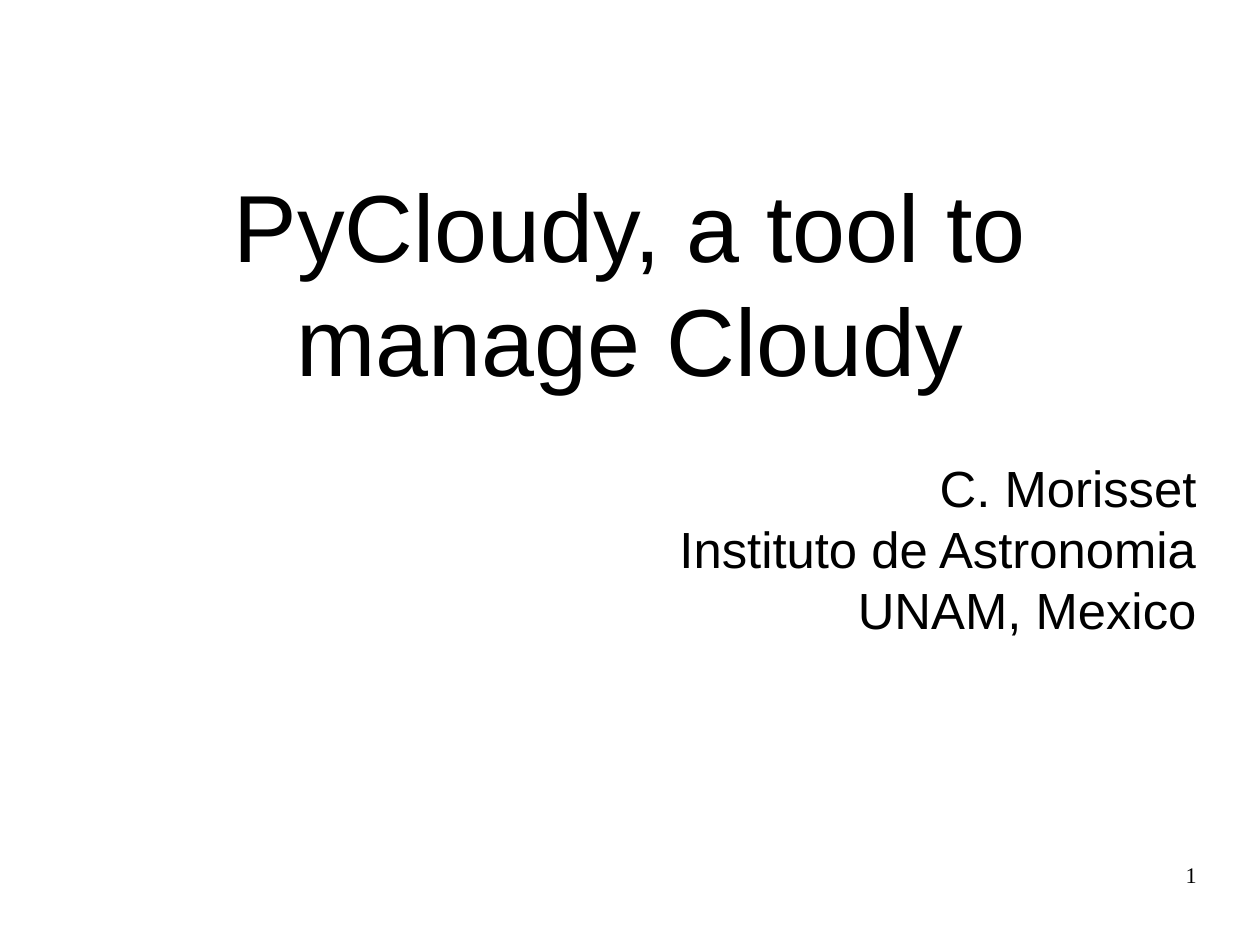
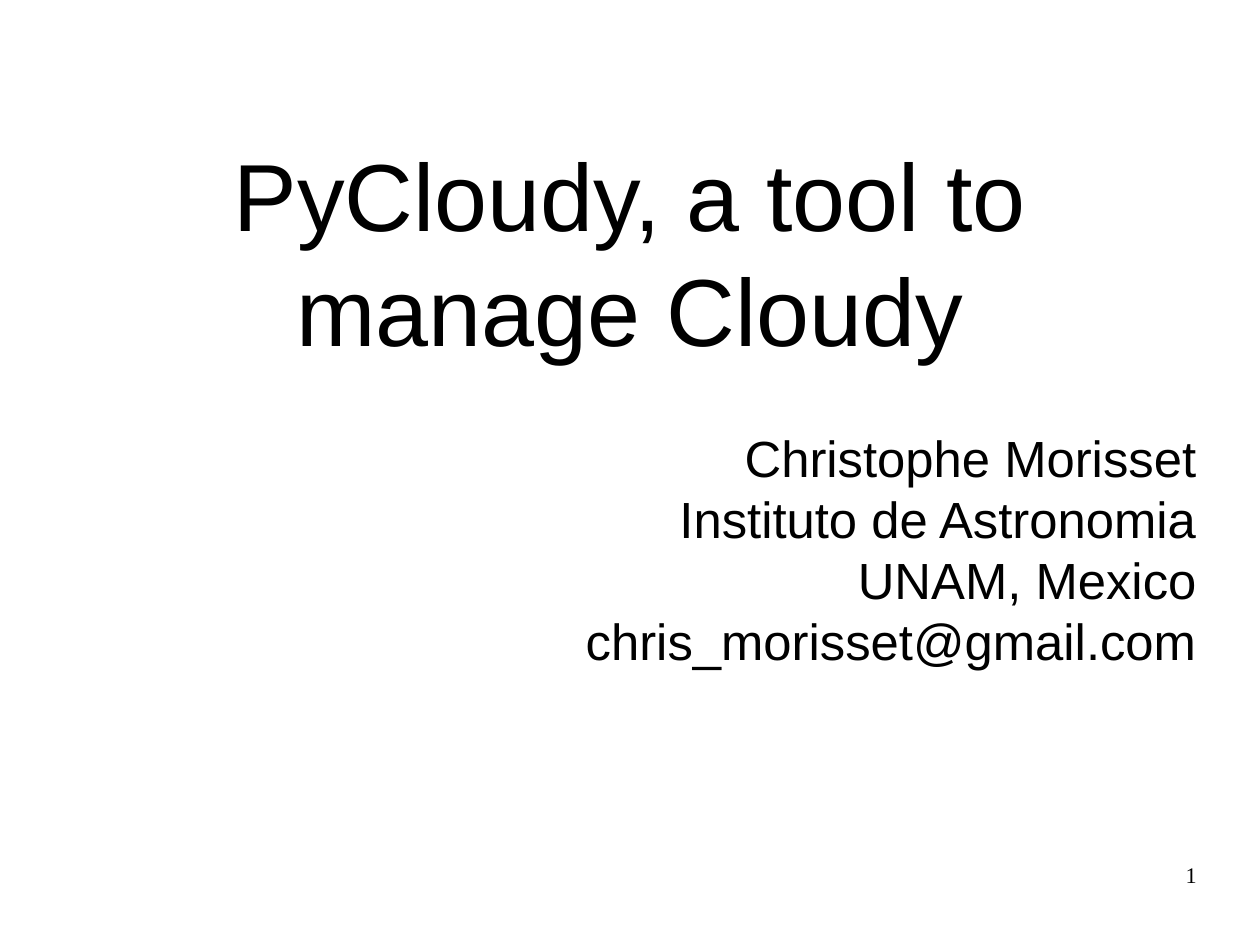
Before and after one commit to Morisset/Cloudy_Summer_School, a slide deck: slide 1 of pyCloudy.odp. Drawn at 1260x945 pixels with LibreOffice and Linux fonts; fonts in the diff are those of the drawing. Boxes give left, top, right and bottom in pixels: in the first picture for what was removed or moved away, otherwise in the second. Text is boxed around its words. In the diff, an @@ line names an element or a change of style, - is before the commit and + after.

```diff
--- a/pyCloudy.odp
+++ b/pyCloudy.odp
@@ subtitle at (745,440,1196,487): text changed @@
-C. Morisset
+Christophe Morisset
@@ subtitle at (586,623,1196,670): paragraph added @@
+chris_morisset@gmail.com
```
Also in this commit, not shown: 2 other slides changed, 1 slide added, 7 slides removed, 2 other files.
